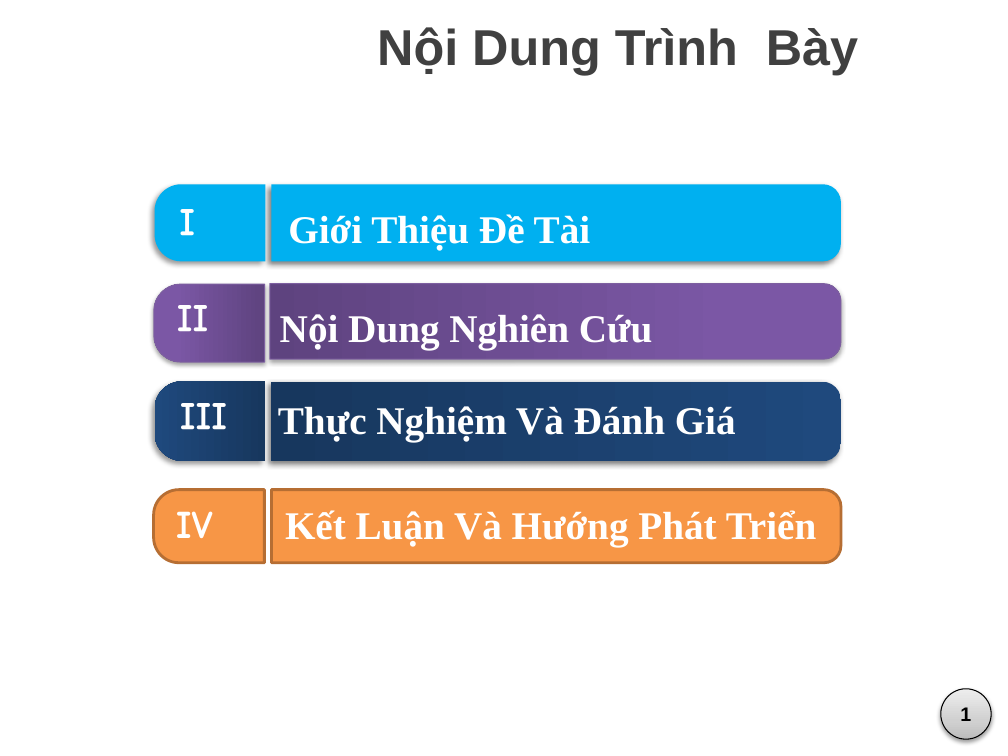
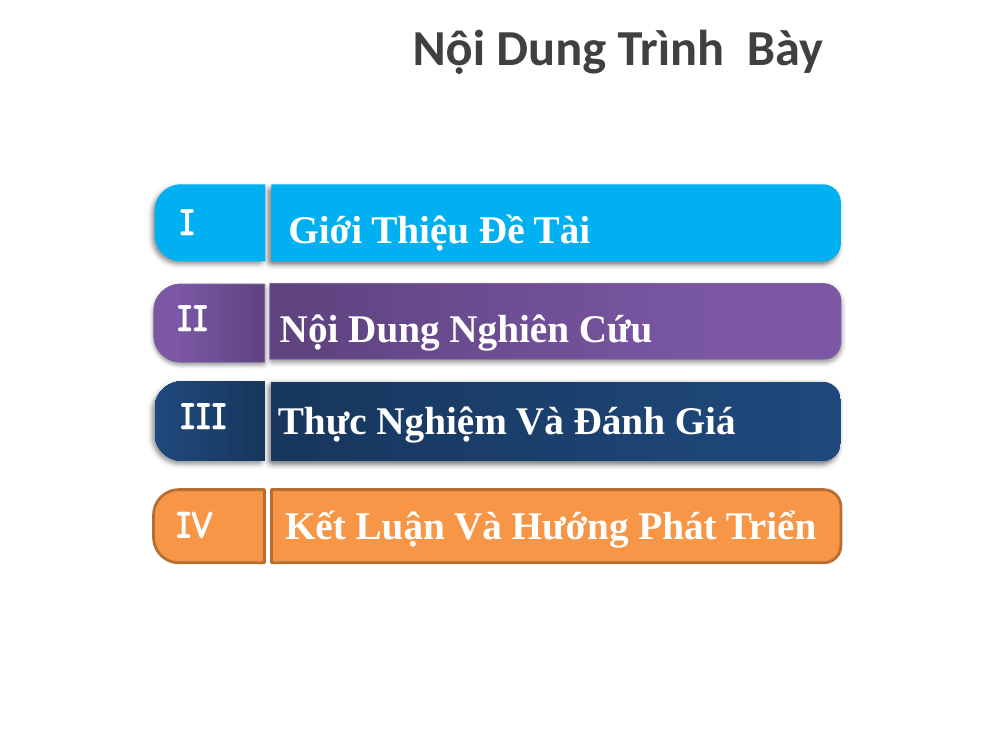
Before and after one commit to vominhquan1995/NLP, a slide deck: slide 3 of Document/16_01/BaoCao_v6.pptx (slide 4 before the commit). Drawn at 1008x756 pixels with LibreOffice and Linux fonts; fonts in the diff are those of the drawing; background and template pictures are left out. Boxes give left, top, right and bottom in pixels: in the first picture for what was removed or moved away, otherwise in the second. Text is boxed around its words. In the diff, an @@ line names an element or a change of style, - is before the commit and + after.

```diff
--- a/Document/16_01/BaoCao_v6.pptx
+++ b/Document/16_01/BaoCao_v6.pptx
@@ text "Nội Dung Trình Bày" at box(413, 29, 823, 74): font Arial to Calibri @@
@@ ellipse removed at box(940, 688, 991, 739) @@
-1
```
Also in this commit, not shown: 5 other slides changed, 1 slide removed, 1 other file.
